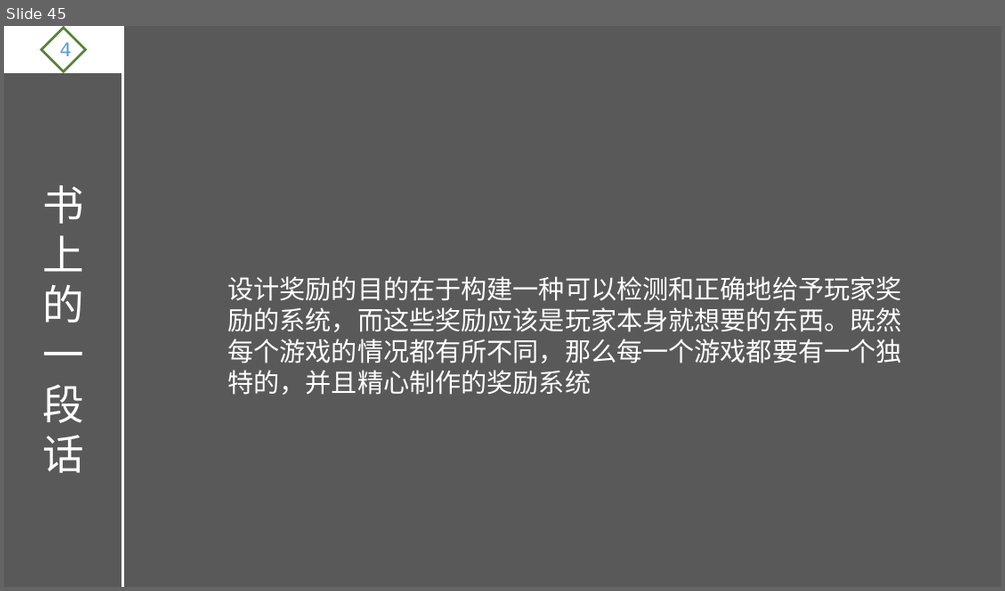
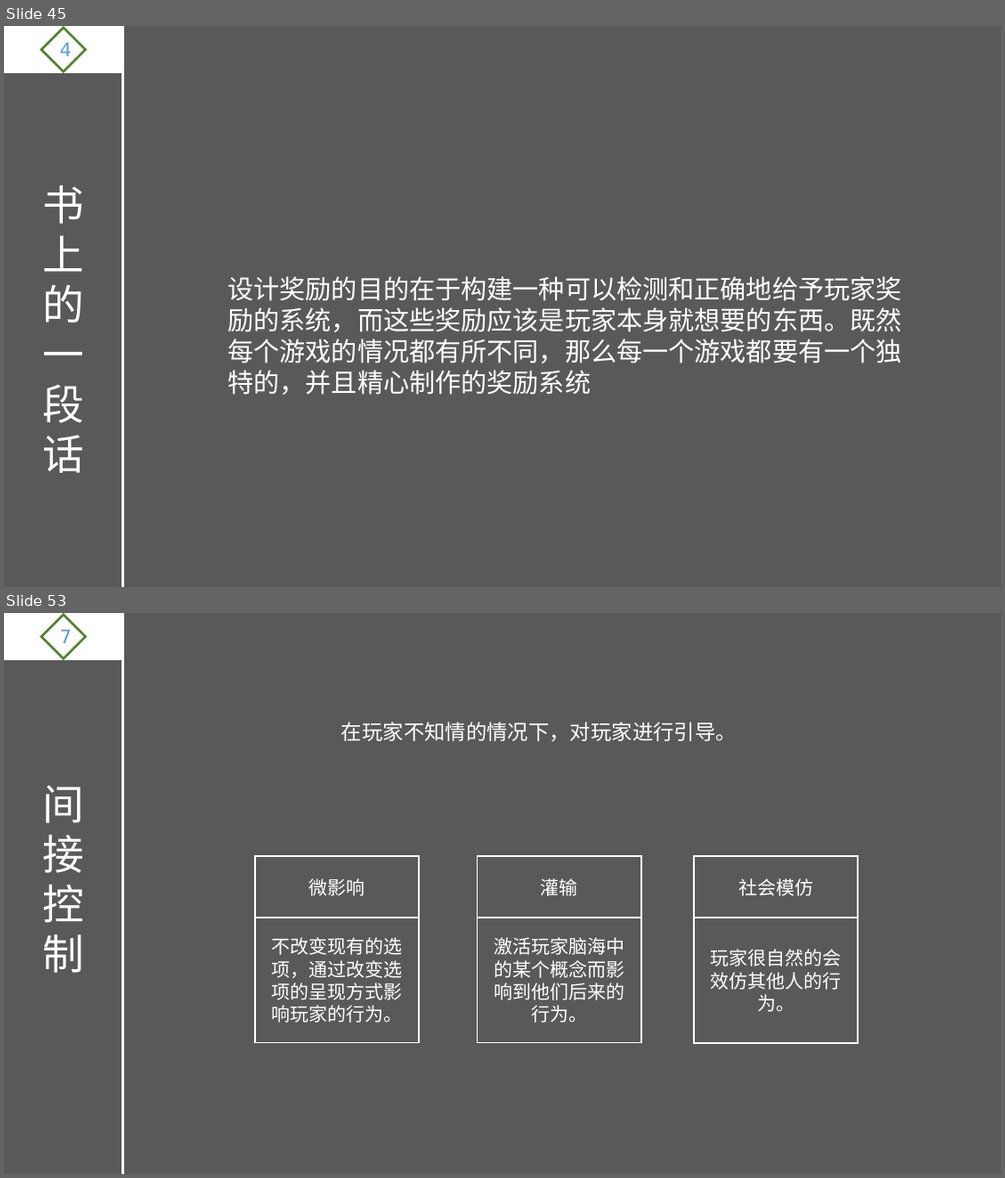
Before and after one commit to ThreePeopleGame/Death, a slide deck: Share/游戏设计理论.pptx. Shown one above the other, each under a label of ours: slide 45 before the commit, slides 45 and 53 after it; the slides between them are not shown. The pictures are 1005x591 and 1005x1178 pixels, drawn with LibreOffice and Linux fonts; fonts in the diff are those of the drawing. Boxes give left, top, right and bottom in pixels: in the first picture for what was removed or moved away, otherwise in the second. Text is boxed around its words. In the diff, an @@ line names an element or a change of style, - is before the commit and + after.

```diff
--- a/Share/游戏设计理论.pptx
+++ b/Share/游戏设计理论.pptx
@@ slide 53 added at [4, 613, 1001, 1174], background #595959 @@
@@ rectangle added at [4, 613, 123, 660], fill #FFFFFF, outline #FFFFFF 1.5 pt @@
@@ diamond added at [41, 615, 86, 658], outline #548235 2.25 pt, 18 pt, text #5B9BD5 @@
+7
@@ line added from (123, 613) to (123, 1174), #FFFFFF 2.25 pt @@
@@ text added at [341, 722, 736, 741], 20 pt, text #FFFFFF @@
+在玩家不知情的情况下，对玩家进行引导。
@@ text added at [42, 785, 84, 973], 40 pt, text #FFFFFF @@
+间接控制
@@ rectangle added at [255, 856, 419, 917], outline #FFFFFF 1.5 pt, 18 pt, text #FFFFFF @@
+微影响
@@ rectangle added at [477, 856, 641, 917], outline #FFFFFF 1.5 pt, 18 pt, text #FFFFFF @@
+灌输
@@ rectangle added at [695, 856, 858, 917], outline #FFFFFF 1.5 pt, 18 pt, text #FFFFFF @@
+社会模仿
@@ rectangle added at [255, 917, 419, 1042], outline #FFFFFF 1.5 pt, 18 pt, text #FFFFFF @@
+不改变现有的选项，通过改变选项的呈现方式影响玩家的行为。
@@ rectangle added at [477, 917, 641, 1042], outline #FFFFFF 1.5 pt, 18 pt, text #FFFFFF @@
+激活玩家脑海中的某个概念而影响到他们后来的行为。
@@ rectangle added at [695, 918, 858, 1043], outline #FFFFFF 1.5 pt, 18 pt, text #FFFFFF @@
+玩家很自然的会效仿其他人的行为。
```
Also in this commit, not shown: 8 other slides added.
